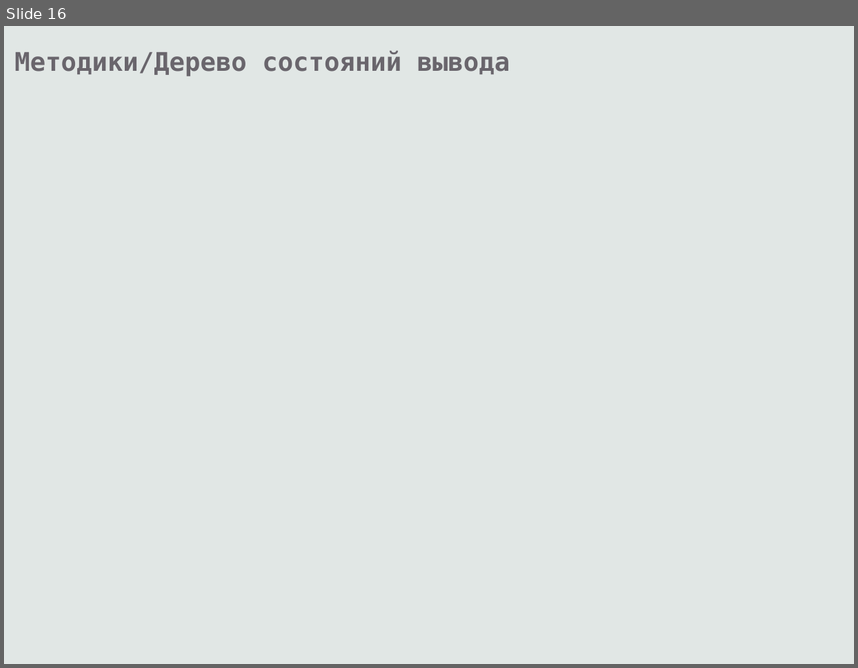
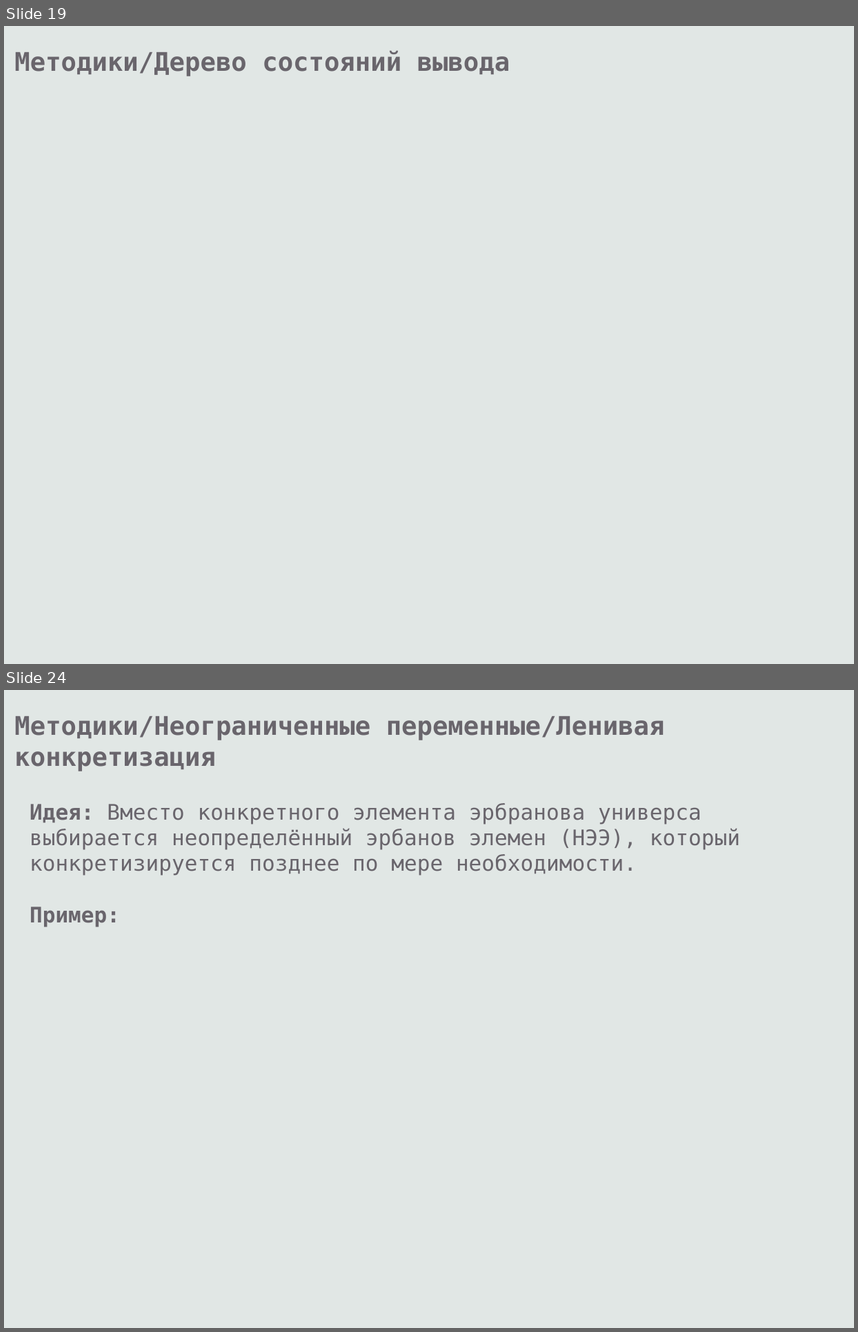
Before and after one commit to eugeneai/prisnif, a slide deck: brick/pres/pacman.odp. Shown one above the other, each under a label of ours: slide 16 before the commit, slides 19 and 24 after it; the slides between them are not shown. The pictures are 858x668 and 858x1332 pixels, drawn with LibreOffice and Linux fonts; fonts in the diff are those of the drawing. Boxes give left, top, right and bottom in pixels: in the first picture for what was removed or moved away, otherwise in the second. Text is boxed around its words. In the diff, an @@ line names an element or a change of style, - is before the commit and + after.

```diff
--- a/brick/pres/pacman.odp
+++ b/brick/pres/pacman.odp
@@ slide 24 added at <box>4,690,854,1328</box>, background #E1E7E5 @@
@@ text added at <box>14,716,665,771</box>, 24 pt, text #69656C, bold @@
+Методики/Неограниченные переменные/Ленивая конкретизация
@@ text added at <box>30,803,740,876</box>, 20 pt, text #69656C @@
+Идея: Вместо конкретного элемента эрбранова универса выбирается неопределённый эрбанов элемен (НЭЭ), который конкретизируется позднее по мере необходимости.
@@ text added at <box>30,907,120,927</box>, 20 pt, text #69656C, bold @@
+Пример:
@@ what was slide 16 is now slide 19 @@
```
Also in this commit, not shown: 4 slides changed, 26 other slides added, 6 slides removed, 1 other file.
